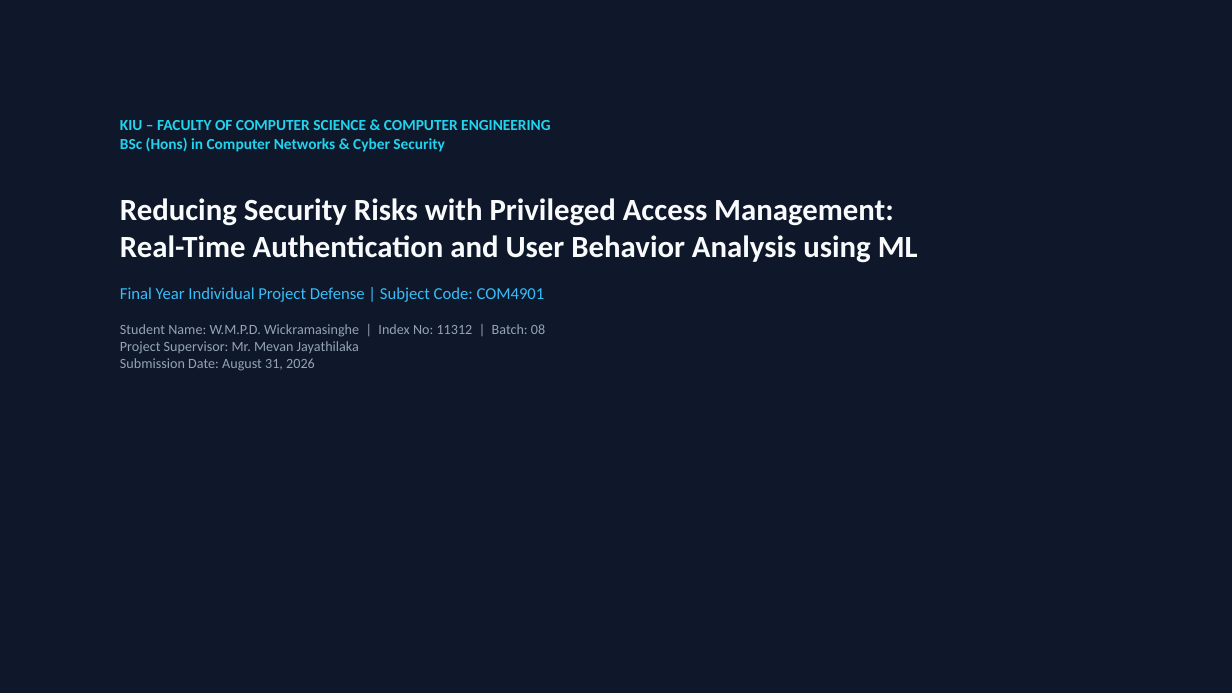
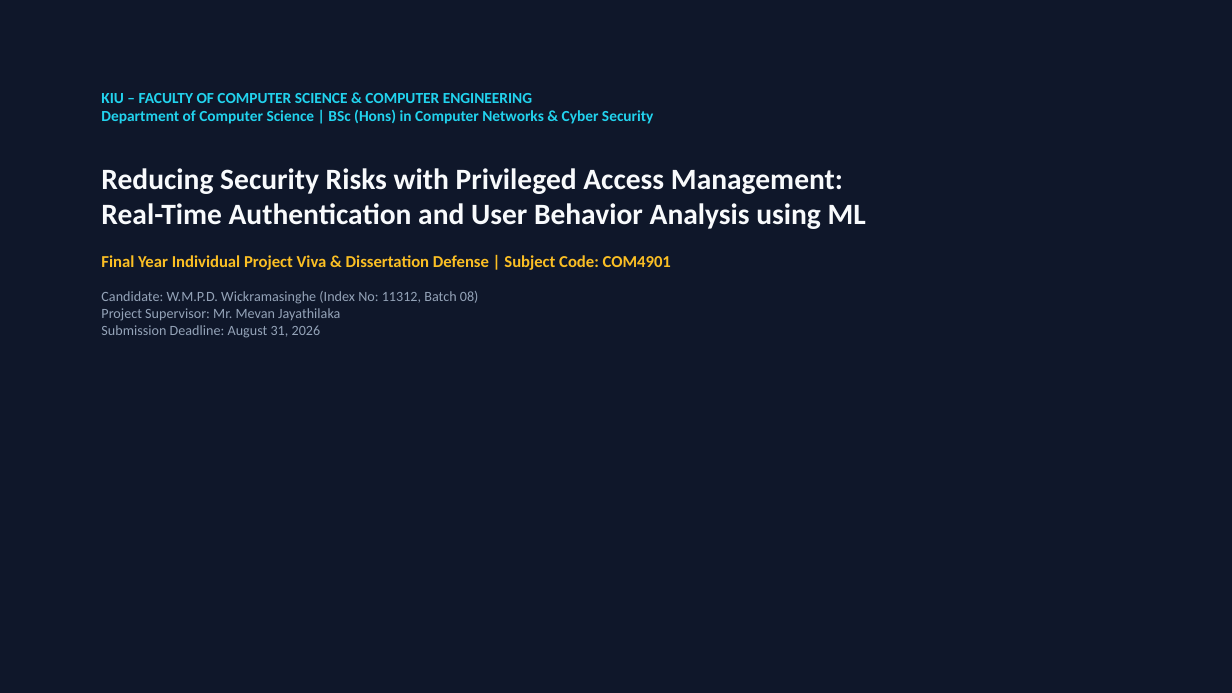
Before and after one commit to Poornadananjaya2001/Dynamic-PAM-System-, a slide deck: slide 1 of PRESENTATION_SLIDES_SECURESAFE_PAM.pptx. Drawn at 1232x693 pixels with LibreOffice and Linux fonts; fonts in the diff are those of the drawing. Boxes give left, top, right and bottom in pixels: in the first picture for what was removed or moved away, otherwise in the second. Text is boxed around its words. In the diff, an @@ line names an element or a change of style, - is before the commit and + after.

Commit message:
docs: update presentation slide deck (.pptx & .md) to explicitly align with all 5 Viva assessment criteria

```diff
--- a/PRESENTATION_SLIDES_SECURESAFE_PAM.pptx
+++ b/PRESENTATION_SLIDES_SECURESAFE_PAM.pptx
@@ text "KIU – FACULTY OF COMPUTER ...": place and size @@
-text "KIU – FACULTY OF COMPUTER ..." at (120,120,918,371)
+text "KIU – FACULTY OF COMPUTER ..." at (101,93,866,338)
@@ text at (101,93,654,124): text changed @@
-KIU – FACULTY OF COMPUTER SCIENCE & COMPUTER ENGINEERING
-BSc (Hons) in Computer Networks & Cyber Security
+KIU – FACULTY OF COMPUTER SCIENCE & COMPUTER ENGINEERING
+Department of Computer Science | BSc (Hons) in Computer Networks & Cyber Security
@@ text at (101,168,866,229): size 24 to 23 pt in "Reducing Security Risks with Privileged Access Management: ..." @@
@@ text at (101,255,671,338): text changed @@
-Final Year Individual Project Defense | Subject Code: COM4901
-Student Name: W.M.P.D. Wickramasinghe | Index No: 11312 | Batch: 08
-Project Supervisor: Mr. Mevan Jayathilaka
-Submission Date: August 31, 2026
+Final Year Individual Project Viva & Dissertation Defense | Subject Code: COM4901
+Candidate: W.M.P.D. Wickramasinghe (Index No: 11312, Batch 08)
+Project Supervisor: Mr. Mevan Jayathilaka
+Submission Deadline: August 31, 2026
```
Also in this commit, not shown: 18 other slides changed, 7 slides added, 1 slide removed, 1 other file.
